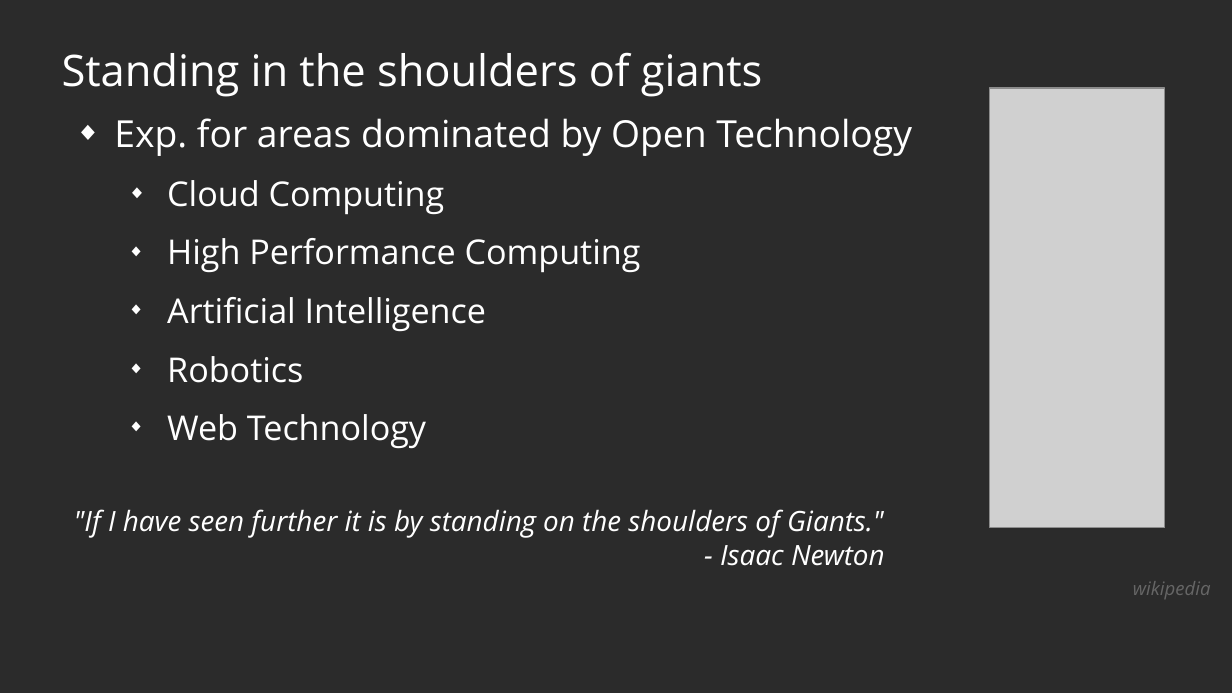
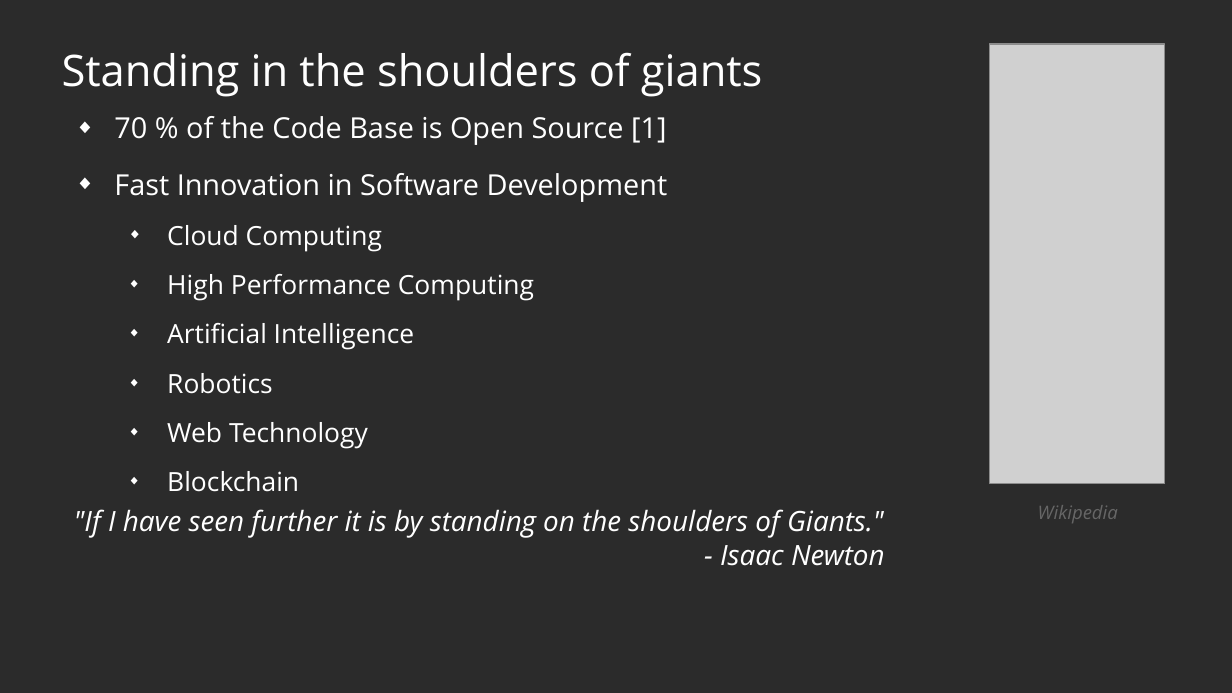
Before and after one commit to protontypes/documents, a slide deck: slide 3 of slides/2020-10-27_protontypes_GeneralSlides_R02.odp (slide 4 before the commit). Drawn at 1232x693 pixels with LibreOffice and Linux fonts; fonts in the diff are those of the drawing; grey boxes stand for pictures; background and template pictures are left out; a plain dark background stands for a picture behind light text. Boxes give left, top, right and bottom in pixels: in the first picture for what was removed or moved away, otherwise in the second. Text is boxed around its words. In the diff, an @@ line names an element or a change of style, - is before the commit and + after.

```diff
--- a/slides/2020-10-27_protontypes_GeneralSlides_R02.odp
+++ b/slides/2020-10-27_protontypes_GeneralSlides_R02.odp
@@ picture: place and size @@
-picture at (991,88,1165,529)
+picture at (991,44,1165,484)
@@ text at (114,116,668,449): paragraph added @@
+  ◆ Blockchain
@@ text at (114,116,668,202): text changed; size 24 to 18.6 pt @@
-◆ Exp. for areas dominated by Open Technology
+◆ 70 % of the Code Base is Open Source [1]
+◆ Fast Innovation in Software Development
@@ text at (167,225,534,449): size 22 to 17.1 pt in "Cloud Computing", "High Performance Computing", "Artificial Intelligence", "Robotics" and 1 more places @@
@@ text at (1038,505,1118,523): text changed @@
-wikipedia
+Wikipedia
```
Also in this commit, not shown: 4 other slides changed, 4 slides added, 3 slides removed, 2 other files.
